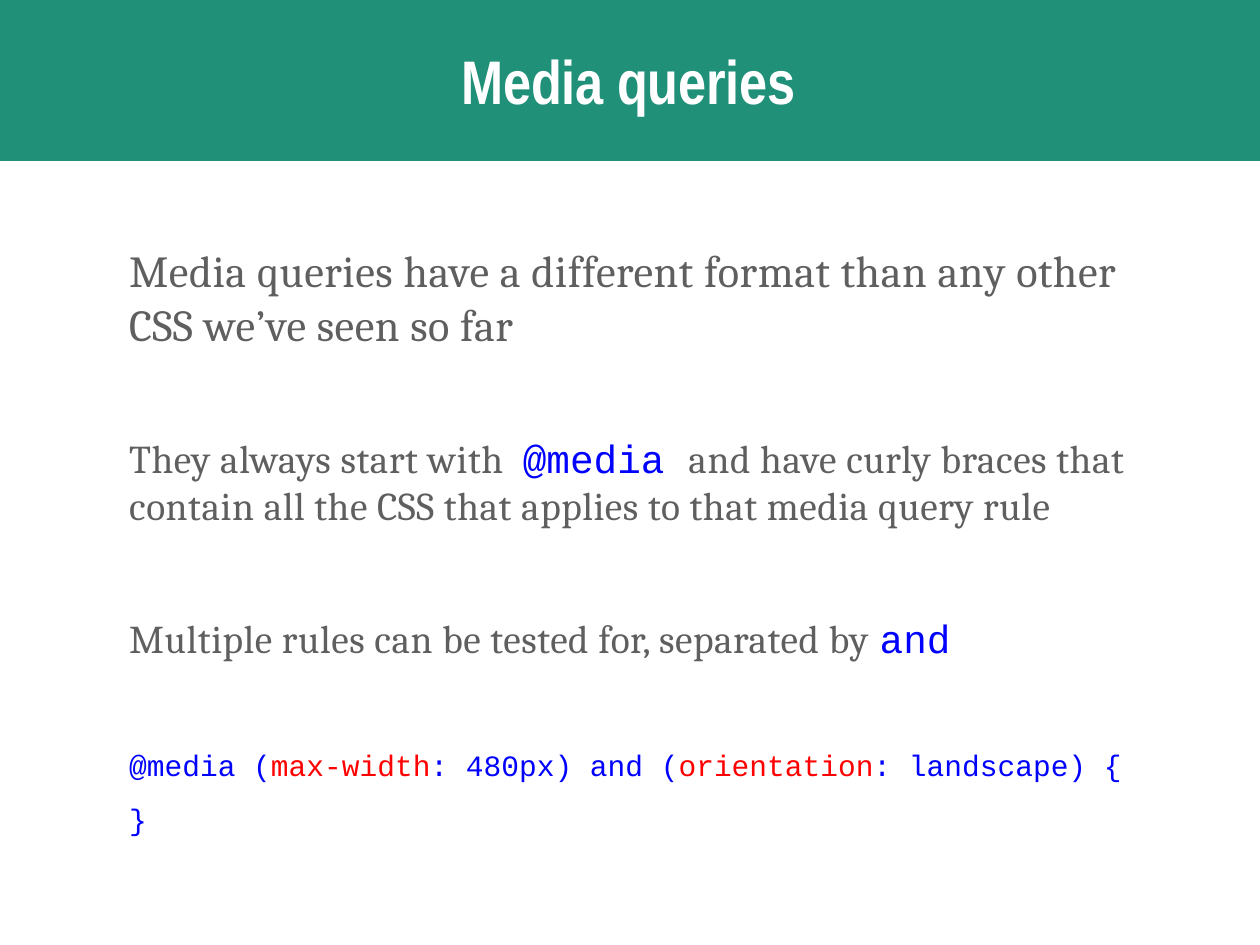
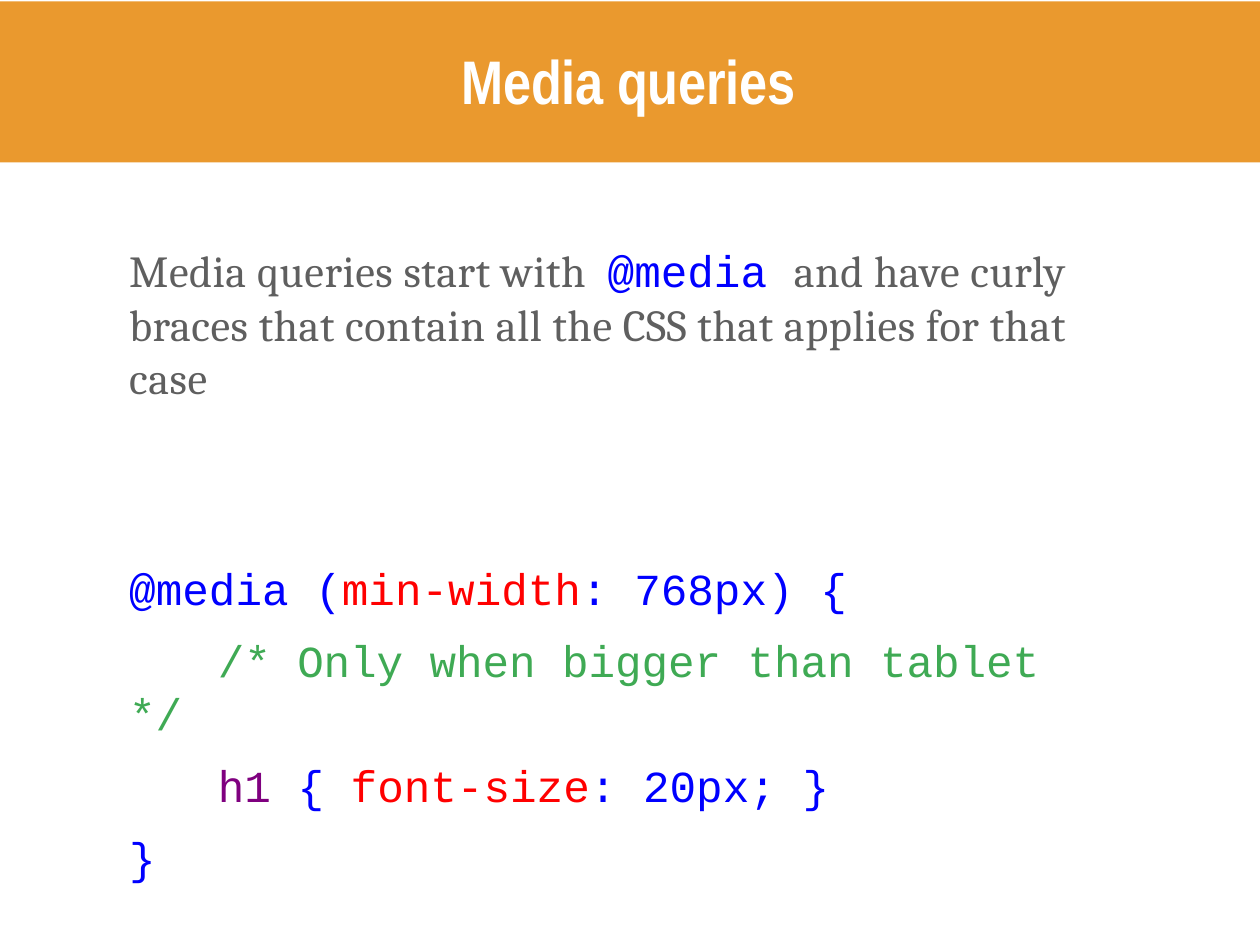
Before and after one commit to kweeket/kweeket.github.io, a slide deck: slide 8 of slides/week-5.pptx (slide 35 before the commit). Drawn at 1260x945 pixels with LibreOffice and Linux fonts; fonts in the diff are those of the drawing. Boxes give left, top, right and bottom in pixels: in the first picture for what was removed or moved away, otherwise in the second. Text is boxed around its words. In the diff, an @@ line names an element or a change of style, - is before the commit and + after.

```diff
--- a/slides/week-5.pptx
+++ b/slides/week-5.pptx
@@ freeform shape at (x1=0, y1=2, x2=1260, y2=163): fill #209078 to #EA992E; outline redrawn @@
@@ text "Media queries start with @media ..." at (x1=129, y1=256, x2=1066, y2=812): size 24 to 36 pt in "}" @@
@@ text at (x1=129, y1=256, x2=1066, y2=812): text changed; size 32 to 36 pt @@
-Media queries have a different format than any other CSS we’ve seen so far
-They always start with @media and have curly braces that contain all the CSS that applies to that media query rule
-Multiple rules can be tested for, separated by and
-@media (max-width: 480px) and (orientation: landscape) {
+Media queries start with @media and have curly braces that contain all the CSS that applies for that case
+@media (min-width: 768px) {
+/* Only when bigger than tablet */
+h1 { font-size: 20px; }
```
Also in this commit, not shown: 12 other slides changed, 12 slides added, 12 slides removed, 4 other files.
